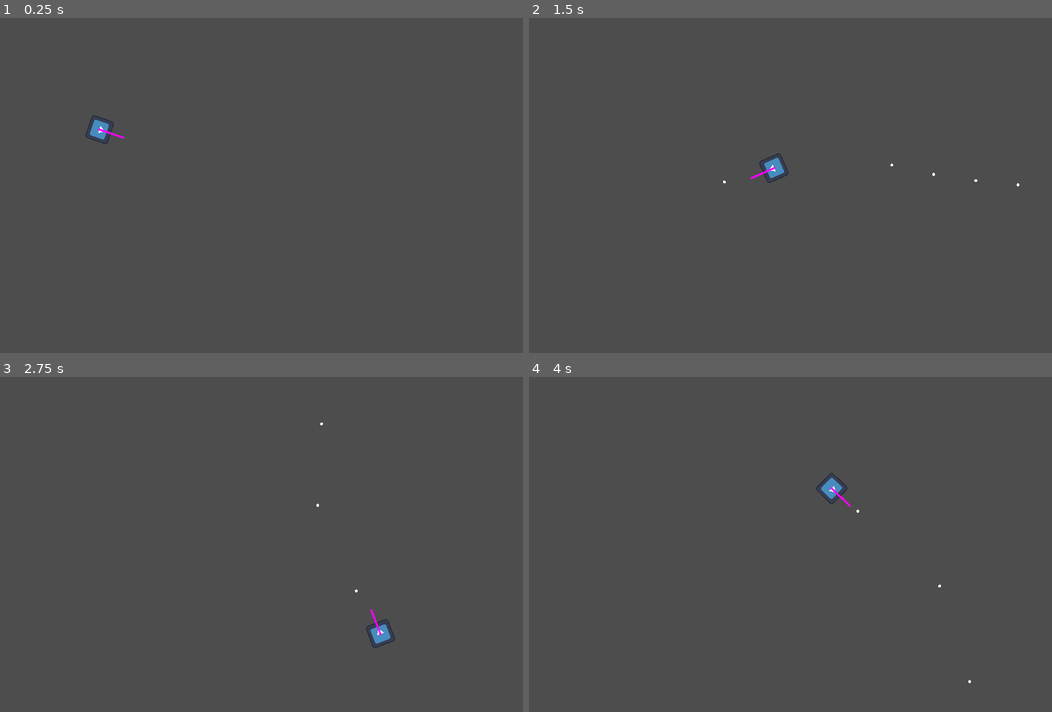
Above: before the commit, frames 1-4 (two rows, left to right).
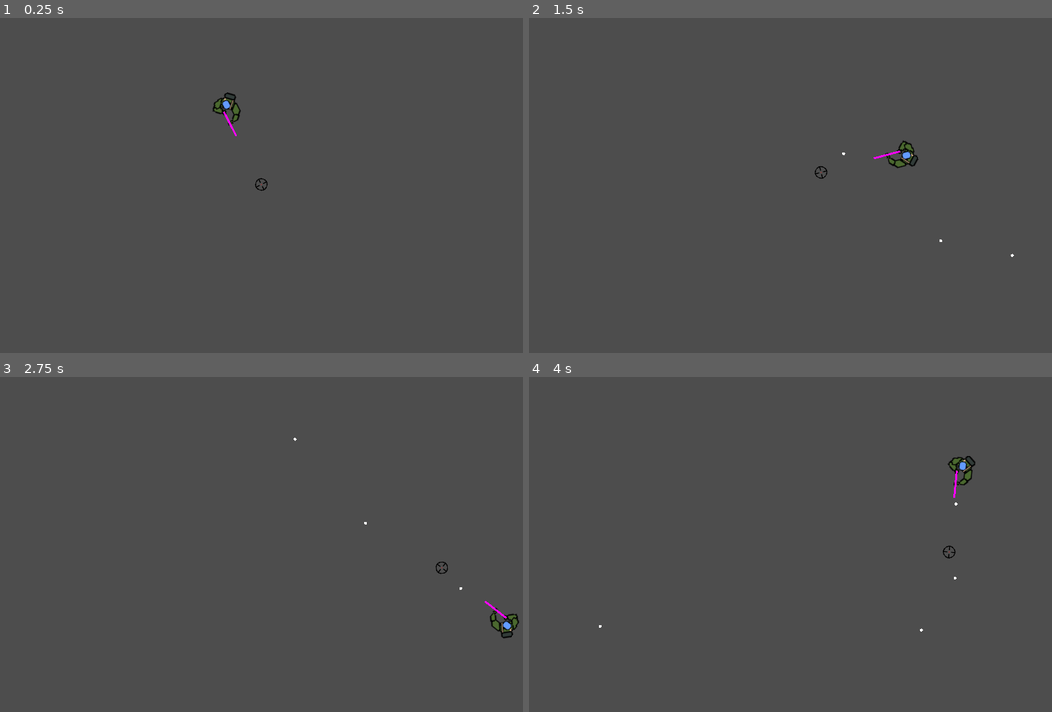
Above: after the commit, the same moments.

Repository: lol-boi/basic-game
Game: Godot game, scene res://player.tscn
The game is run twice, just before and just after one commit, with the same random seed, the same clock (stepped at 60 frames per second) and the same inputs. The engine's default icon, where the game draws it, is replaced by a stand-in: a white triangle on a blue panel in a dark square.
Inputs (mouse positions are in pixels of both pictures, inside the frame that each line leads up to):
- Up to frame 1 (0.25 s): no input
- Up to frame 2 (1.5 s): tap Enter at 0.5 s; move the mouse to (905, 168) at 0.52 s; press the mouse at (905, 168) at 0.53 s; hold D (move_right) 0.53-1.28 s; move the mouse to (685, 202) at 1.27 s; release the mouse at (685, 202) at 1.28 s; hold S (move_down) from 1.28 s (still down); click (685, 202) at 1.35 s
- Up to frame 3 (2.75 s): move the mouse to (313, 467) at 2.02 s; release S (move_down) at 2.03 s; press the mouse at (313, 467) at 2.03 s; hold D (move_right) from 2.03 s (still down)
- Up to frame 4 (4 s): move the mouse to (764, 614) at 2.77 s; release D (move_right) at 2.78 s; release the mouse at (764, 614) at 2.78 s; hold W (move_up) 2.78-3.53 s; click (764, 614) at 2.85 s; move the mouse to (947, 598) at 3.52 s; press the mouse at (947, 598) at 3.53 s; hold A (move_left) from 3.53 s (still down)

The runs differ from the first frame. In frame 1, 0.5% of the frame differs, in the area x 16-52%, y 22-52%; in frame 2, 0.6%; in frame 3, 0.6%; in frame 4, 0.6%, in the area x 13-86%, y 23-92%.

Commit message:
Added player sprites, improved collision, added new aim for test

Diff:
--- a/player.tscn
+++ b/player.tscn
@@ -1,30 +1,31 @@
-[gd_scene load_steps=5 format=3 uid="uid://dteobuff2unhx"]
+[gd_scene load_steps=6 format=3 uid="uid://dteobuff2unhx"]
 
-[ext_resource type="Texture2D" uid="uid://b7f76lxgo2h73" path="res://icon.svg" id="1_3x7ki"]
-[ext_resource type="Script" path="res://scripts/player.gd" id="1_vimf4"]
+[ext_resource type="Script" path="res://src/player.gd" id="1_aa8c7"]
 [ext_resource type="PackedScene" uid="uid://butqdnf54nauh" path="res://scenes/bullet.tscn" id="2_7fbmn"]
+[ext_resource type="Texture2D" uid="uid://d6154r8nj664" path="res://assets/art/player_icon.png" id="3_4uff5"]
+[ext_resource type="Texture2D" uid="uid://cfltyeoqjtfdp" path="res://assets/art/Sprite-0002.png" id="4_f1stk"]
 
 [sub_resource type="PlaceholderTexture2D" id="PlaceholderTexture2D_qbox3"]
 
 [node name="Node2D" type="Node2D"]
-position = Vector2(252, 388)
+position = Vector2(524, 352)
 
 [node name="player" type="CharacterBody2D" parent="."]
-position = Vector2(-47, -145)
-script = ExtResource("1_vimf4")
+position = Vector2(-61, -143)
+script = ExtResource("1_aa8c7")
 Bullet = ExtResource("2_7fbmn")
 
 [node name="CollisionPolygon2D" type="CollisionPolygon2D" parent="player"]
-position = Vector2(-22, 32)
+position = Vector2(-32, 27)
 rotation = -1.57341
 scale = Vector2(0.682379, 0.558597)
-polygon = PackedVector2Array(10.2429, 7.19345, 46.8181, 35.9533, 83, 7, 83, 64, 49.6229, 95.039, 11, 66)
+polygon = PackedVector2Array(46.8831, 5.52026, 62.9955, 9.15216, 64.4877, -3.37451, 73.2805, -3.34644, 87.8967, 14.6023, 89.3392, 25.3481, 80.5311, 32.4808, 79.0388, 45.0075, 83.3701, 75.4548, 73.0813, 89.7436, 64.2617, 102.247, 51.0688, 103.995, 32.0102, 107.515, 59.9113, 80.7505, 59.9534, 61.0584, 43.8603, 48.4756, 43.8334, 61.007, 33.5676, 64.5546, 8.71994, 34.0417, 23.4281, 9.02582)
 
 [node name="Icon" type="Sprite2D" parent="player"]
-position = Vector2(-0.141149, 0.244937)
-rotation = 1.57125
-scale = Vector2(0.38664, 0.380623)
-texture = ExtResource("1_3x7ki")
+position = Vector2(-4, -9)
+rotation = 0.000961022
+scale = Vector2(1.9639, 2.09211)
+texture = ExtResource("3_4uff5")
 
 [node name="Sprite2D" type="Sprite2D" parent="player"]
 position = Vector2(25, 0)
@@ -32,5 +33,9 @@
 scale = Vector2(-4, -56)
 texture = SubResource("PlaceholderTexture2D_qbox3")
 
+[node name="Sprite-0002" type="Sprite2D" parent="player"]
+position = Vector2(166, -1)
+texture = ExtResource("4_f1stk")
+
 [node name="Bulletpos" type="Marker2D" parent="player"]
 position = Vector2(53, 0)
--- a/scenes/bullet.tscn
+++ b/scenes/bullet.tscn
@@ -1,6 +1,6 @@
 [gd_scene load_steps=4 format=3 uid="uid://butqdnf54nauh"]
 
-[ext_resource type="Script" path="res://scripts/bullet.gd" id="1_wfefl"]
+[ext_resource type="Script" path="res://src/bullet.gd" id="1_wfefl"]
 
 [sub_resource type="CircleShape2D" id="CircleShape2D_n4g6n"]
 radius = 3.0
--- a/scripts/player.gd
+++ b/src/player.gd
@@ -4,7 +4,7 @@
 @export var Bullet: PackedScene
 @export var actual_rate = 0.2
 var timer = 0
-var arrow = load("res://resources/art/arrow.png")
+var arrow = load("res://assets/art/arrow.png")
 
 
 
Binary file added: assets/art/Sprite-0002.png
Not shown, added: assets/art/Sprite-0002.png.import
Renamed: resources/art/arrow.png -> assets/art/arrow.png
Not shown, added: assets/art/arrow.png.import
Binary file added: assets/art/player_icon.png
Not shown, changed: assets/art/player_icon.png.import
Renamed: scripts/bullet.gd -> src/bullet.gd
Not shown, added: todo.txt
